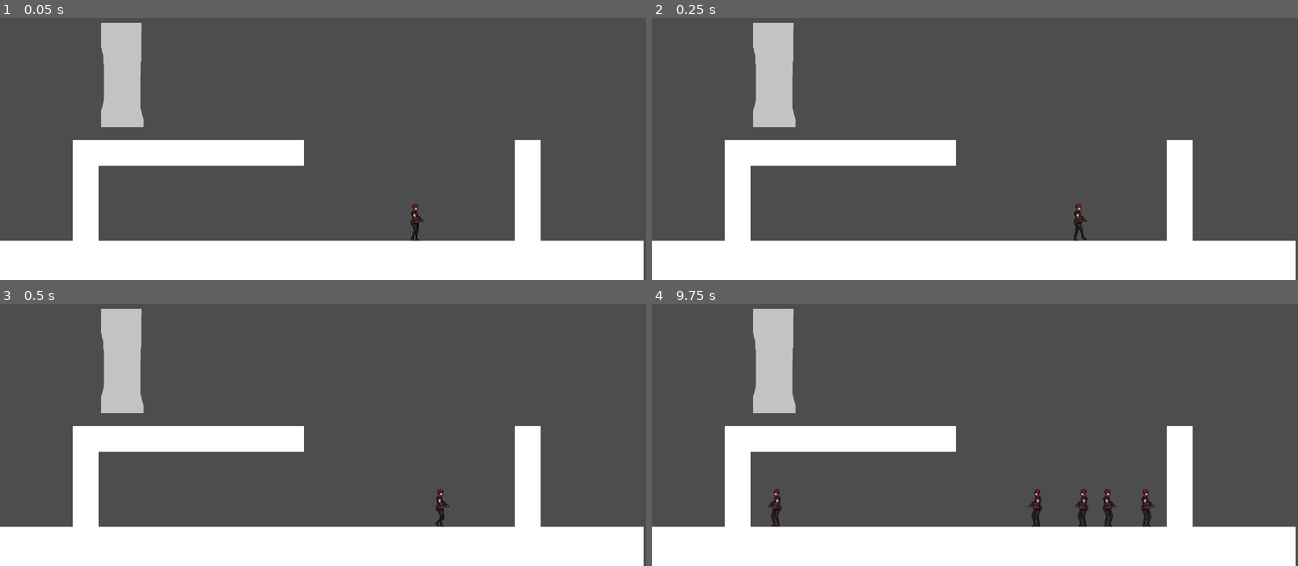
Above: before the commit, frames 1-4 (two rows, left to right).
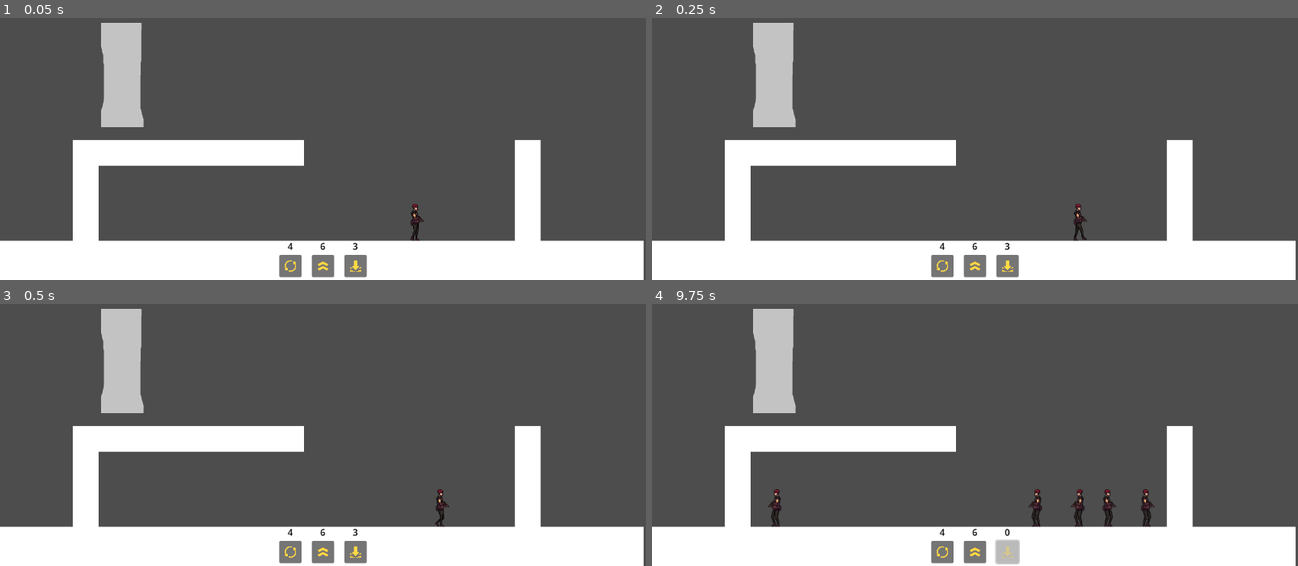
Above: after the commit, the same moments.

Repository: lougon02/EscapeFromHallwayB
Game: Godot game, scene res://scenes/levels/level.tscn
The game is run twice, just before and just after one commit, with the same random seed, the same clock (stepped at 60 frames per second) and the same inputs.
Inputs (mouse positions are in pixels of both pictures, inside the frame that each line leads up to):
- Up to frame 1 (0.05 s): no input
- Up to frame 2 (0.25 s): no input
- Up to frame 3 (0.5 s): no input
- Up to frame 4 (9.75 s): click (975, 552) at 0.52 s; click (942, 552) at 1.27 s; click (1007, 552) at 2.02 s; click (975, 552) at 2.77 s; click (942, 552) at 3.52 s; click (1007, 552) at 4.27 s; click (975, 552) at 5.02 s; click (942, 552) at 5.77 s; click (1007, 552) at 6.52 s; move the mouse to (845, 508) at 7.27 s; click (845, 508) at 7.35 s; move the mouse to (1162, 508) at 8.02 s; click (1162, 508) at 8.1 s; move the mouse to (1117, 508) at 8.77 s; click (1117, 508) at 8.85 s; move the mouse to (1091, 508) at 9.52 s; click (1091, 508) at 9.6 s

The runs differ from the first frame. In frame 1, 1.0% of the frame differs, in the area x 43-57%, y 85-100%; in frame 2, 1.0%; in frame 3, 1.0%; in frame 4, 1.2%, in the area x 43-68%, y 70-100%.

Commit message:
Implemented power-ups logic with UI

Diff:
--- /dev/null
+++ b/globals/globals.gd
@@ -0,0 +1,10 @@
+extends Node
+
+var is_jump : bool = false
+var jump_amount : int = 6
+
+var is_flip : bool = false
+var flip_amount : int = 4
+
+var is_weight : bool = false
+var weight_amount : int = 3
--- a/project.godot
+++ b/project.godot
@@ -15,6 +15,10 @@
 config/features=PackedStringArray("4.2", "Mobile")
 config/icon="res://icon.svg"
 
+[autoload]
+
+Globals="*res://globals/globals.gd"
+
 [input]
 
 Click={
--- a/scenes/entities/player/player.gd
+++ b/scenes/entities/player/player.gd
@@ -7,12 +7,16 @@
 var gravity_modifier = 1.0
 var speed_modifier = 1.0
 
+# Signals
+signal has_jumped
+signal has_flip
+signal has_weight
+
 # Get the gravity from the project settings to be synced with RigidBody nodes.
 var gravity = ProjectSettings.get_setting("physics/2d/default_gravity")
 
 func _ready():
 	animate()
-
 
 func _physics_process(delta):
 	# Add the gravity.
@@ -24,7 +28,15 @@
 		$Sprite2D.flip_h = not $Sprite2D.flip_h
 
 	if is_on_floor() and Input.is_action_just_pressed("Click") and mouse_in == true:
-		process_powerup("weight", delta)
+
+		if Globals.is_jump:
+			process_powerup("jump", delta)
+		elif Globals.is_flip:
+			process_powerup("flip", delta)
+		elif Globals.is_weight:
+			process_powerup("weight", delta)
+		else:
+			pass
 
 	velocity.x = DIRECTION.x * SPEED * speed_modifier
 
@@ -35,24 +47,29 @@
 	var tween = get_tree().create_tween().set_loops()
 	tween.tween_property($Sprite2D, "frame", 7, 1).from(0)
 
-
 func process_powerup(powerup, _delta):
 	if powerup == "jump":
 		velocity.y = JUMP_VELOCITY
+		Globals.jump_amount -= 1
+		has_jumped.emit()
+
 	elif powerup == "flip":
 		DIRECTION.x *= -1
 		$Sprite2D.flip_h = not $Sprite2D.flip_h
+		Globals.flip_amount -= 1
+		has_flip.emit()
+
 	elif powerup == "weight":
 		speed_modifier = 0.5
 		gravity_modifier = 5.0
+		Globals.weight_amount -= 1
+		has_weight.emit()
 	else:
 		# error powerup desconhecido
 		pass
 
-
 func _on_mouse_entered():
 	mouse_in = true
 
-
 func _on_mouse_exited():
 	mouse_in = false
--- a/scenes/levels/level.gd
+++ b/scenes/levels/level.gd
@@ -5,6 +5,7 @@
 var spawn_count = 4  # Number of instances to spawn
 var spawned_count = 0  # Tracks spawned instances
 
+# Spawn of freshmen
 func _on_spawn_timer_timeout():
 
 	if spawned_count < spawn_count:
@@ -12,3 +13,20 @@
 		add_child(freshman_instance)
 		freshman_instance.position = $SpawnMarker.position
 		spawned_count += 1
+		# Create the signals connection
+		freshman_instance.connect("has_jumped", _on_player_has_jumped)
+		freshman_instance.connect("has_flip", _on_player_has_flip)
+		freshman_instance.connect("has_weight", _on_player_has_weight)
+
+# Signal capture and update UI
+func _on_player_has_jumped():
+	print("Processing jump...")
+	$UI.update_jump_button()
+
+func _on_player_has_flip():
+	print("Processing flip...")
+	$UI.update_flip_button()
+
+func _on_player_has_weight():
+	print("Processing weight...")
+	$UI.update_weight_button()
--- a/scenes/levels/level.tscn
+++ b/scenes/levels/level.tscn
@@ -1,9 +1,10 @@
-[gd_scene load_steps=7 format=3 uid="uid://biqbb36n2tg3o"]
+[gd_scene load_steps=8 format=3 uid="uid://biqbb36n2tg3o"]
 
 [ext_resource type="PackedScene" uid="uid://bar2x288423bo" path="res://scenes/entities/player/player.tscn" id="1_2alya"]
 [ext_resource type="Script" path="res://scenes/levels/level.gd" id="1_60x56"]
 [ext_resource type="Texture2D" uid="uid://8cuuy54cud0x" path="res://assets/White_square.png" id="2_svv2q"]
 [ext_resource type="PackedScene" uid="uid://bkv3g7dqnut7h" path="res://scenes/entities/spawn/spawn_location.tscn" id="4_k65vc"]
+[ext_resource type="PackedScene" uid="uid://btdipd0a85jlt" path="res://scenes/levels/ui.tscn" id="5_e8kyw"]
 
 [sub_resource type="RectangleShape2D" id="RectangleShape2D_wmoj3"]
 size = Vector2(1150, 69)
@@ -79,4 +80,9 @@
 [node name="SpawnLocation" parent="." instance=ExtResource("4_k65vc")]
 position = Vector2(216, 282)
 
+[node name="UI" parent="." instance=ExtResource("5_e8kyw")]
+
+[connection signal="has_flip" from="Player" to="." method="_on_player_has_flip"]
+[connection signal="has_jumped" from="Player" to="." method="_on_player_has_jumped"]
+[connection signal="has_weight" from="Player" to="." method="_on_player_has_weight"]
 [connection signal="timeout" from="SpawnTimer" to="." method="_on_spawn_timer_timeout"]
--- /dev/null
+++ b/scenes/levels/ui.gd
@@ -0,0 +1,56 @@
+extends CanvasLayer
+
+@onready var jump_label : Label = $Jump/JumpContainer/Label
+@onready var flip_label : Label = $Flip/FlipContainer/Label
+@onready var weight_label : Label = $Weight/WeightContainer/Label
+
+func _ready():
+	update_jump_button()
+	update_flip_button()
+	update_weight_button()
+
+func _on_jump_button_pressed():
+	Globals.is_jump = true
+	Globals.is_flip = false
+	Globals.is_weight = false
+	change_cursor()
+
+func _on_flip_button_pressed():
+	Globals.is_flip = true
+	Globals.is_jump = false
+	Globals.is_weight = false
+	change_cursor()
+
+func _on_weight_button_pressed():
+	Globals.is_weight = true
+	Globals.is_flip = false
+	Globals.is_jump = false
+	change_cursor()
+
+func update_jump_button():
+	jump_label.text = str(Globals.jump_amount)
+	if Globals.jump_amount <= 0:
+		$Jump/JumpContainer/Button.disabled = true
+		Globals.is_jump = false
+		reset_cursor()
+
+func update_flip_button():
+	flip_label.text = str(Globals.flip_amount)
+	if Globals.flip_amount <= 0:
+		$Flip/FlipContainer/FlipButton.disabled = true
+		Globals.is_flip = false
+		reset_cursor()
+
+func update_weight_button():
+	weight_label.text = str(Globals.weight_amount)
+	if Globals.weight_amount <= 0:
+		$Weight/WeightContainer/WeightButton.disabled = true
+		Globals.is_weight = false
+		reset_cursor()
+
+func change_cursor():
+	var target_path = preload("res://assets/objects/target.png")
+	Input.set_custom_mouse_cursor(target_path)
+
+func reset_cursor():
+	Input.set_custom_mouse_cursor(null)
--- /dev/null
+++ b/scenes/levels/ui.tscn
@@ -0,0 +1,96 @@
+[gd_scene load_steps=5 format=3 uid="uid://btdipd0a85jlt"]
+
+[ext_resource type="Script" path="res://scenes/levels/ui.gd" id="1_mynnl"]
+[ext_resource type="Texture2D" uid="uid://v4rfif8janlk" path="res://assets/powers/jump.png" id="2_qi645"]
+[ext_resource type="Texture2D" uid="uid://spv66o485723" path="res://assets/powers/Flip.png" id="3_44n5v"]
+[ext_resource type="Texture2D" uid="uid://cexxkogh2k4wl" path="res://assets/powers/weight.png" id="4_o162o"]
+
+[node name="Ui" type="CanvasLayer"]
+script = ExtResource("1_mynnl")
+
+[node name="Jump" type="Control" parent="."]
+layout_mode = 3
+anchor_left = 0.5
+anchor_top = 0.95
+anchor_right = 0.5
+anchor_bottom = 1.0
+offset_left = -20.0
+offset_top = -40.0
+offset_right = 20.0
+grow_horizontal = 2
+grow_vertical = 0
+
+[node name="JumpContainer" type="VBoxContainer" parent="Jump"]
+layout_mode = 0
+offset_right = 40.0
+offset_bottom = 67.0
+size_flags_horizontal = 4
+size_flags_vertical = 8
+
+[node name="Label" type="Label" parent="Jump/JumpContainer"]
+layout_mode = 2
+theme_override_colors/font_color = Color(0, 0, 0, 1)
+text = "6"
+horizontal_alignment = 1
+
+[node name="JumpButton" type="Button" parent="Jump/JumpContainer"]
+layout_mode = 2
+icon = ExtResource("2_qi645")
+
+[node name="Flip" type="Control" parent="."]
+layout_mode = 3
+anchor_left = 0.45
+anchor_top = 0.95
+anchor_right = 0.45
+anchor_bottom = 1.0
+offset_left = -20.0
+offset_top = -40.0
+offset_right = 20.0
+grow_horizontal = 2
+grow_vertical = 0
+
+[node name="FlipContainer" type="VBoxContainer" parent="Flip"]
+layout_mode = 0
+offset_right = 40.0
+offset_bottom = 40.0
+
+[node name="Label" type="Label" parent="Flip/FlipContainer"]
+layout_mode = 2
+theme_override_colors/font_color = Color(0, 0, 0, 1)
+text = "4"
+horizontal_alignment = 1
+
+[node name="FlipButton" type="Button" parent="Flip/FlipContainer"]
+layout_mode = 2
+icon = ExtResource("3_44n5v")
+
+[node name="Weight" type="Control" parent="."]
+layout_mode = 3
+anchor_left = 0.55
+anchor_top = 0.95
+anchor_right = 0.55
+anchor_bottom = 1.0
+offset_left = -20.0
+offset_top = -40.0
+offset_right = 20.0
+grow_horizontal = 2
+grow_vertical = 0
+
+[node name="WeightContainer" type="VBoxContainer" parent="Weight"]
+layout_mode = 0
+offset_right = 40.0
+offset_bottom = 40.0
+
+[node name="Label" type="Label" parent="Weight/WeightContainer"]
+layout_mode = 2
+theme_override_colors/font_color = Color(0, 0, 0, 1)
+text = "3"
+horizontal_alignment = 1
+
+[node name="WeightButton" type="Button" parent="Weight/WeightContainer"]
+layout_mode = 2
+icon = ExtResource("4_o162o")
+
+[connection signal="pressed" from="Jump/JumpContainer/JumpButton" to="." method="_on_jump_button_pressed"]
+[connection signal="pressed" from="Flip/FlipContainer/FlipButton" to="." method="_on_flip_button_pressed"]
+[connection signal="pressed" from="Weight/WeightContainer/WeightButton" to="." method="_on_weight_button_pressed"]
Binary file added: assets/objects/target.png
Not shown, added: assets/objects/target.png.import
Binary file added: assets/powers/Flip.png
Not shown, added: assets/powers/Flip.png.import
Binary file added: assets/powers/jump.png
Not shown, added: assets/powers/jump.png.import
Binary file added: assets/powers/weight.png
Not shown, added: assets/powers/weight.png.import
